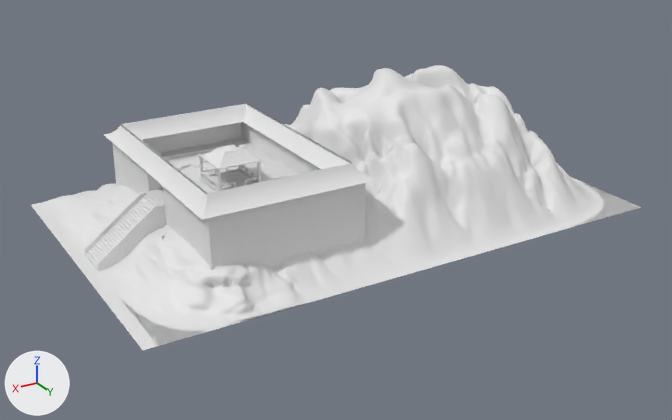
The FBX model Assets/Models/Story_env.fbx: old version first, new version second.
Both versions are drawn from a 50 mm lens placed at (88.2, 184.2, 91.0), pointed at (-19.0, 5.5, 1.6). Arrows for +X, +Y and +Z are at lower left; the lights stay in place. Where no turn or scale is listed for an object, it has been applied to the vertices. Vertices at the same position are counted once.

Names of what the first picture shows: 'Mountain', 'Pavilion', 'Roof', 'Stairs + Floor + Foundation'.
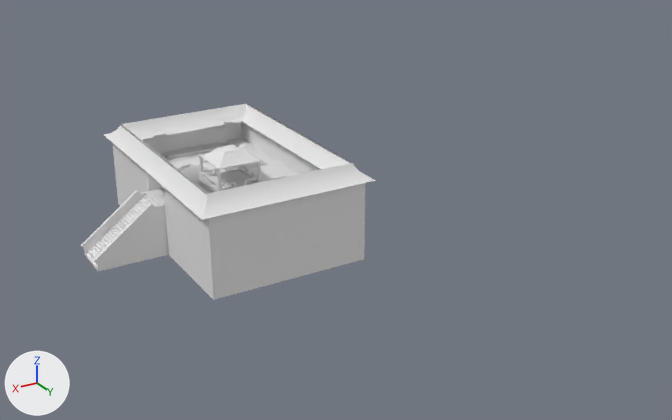
Location of each change, [x1, y1, x2, y2] in pixels of the pictures (672 x 420 px):
'Mountain', deleted: before [31, 65, 641, 350]
'Stairs + Floor + Foundation', reshaped: before [84, 122, 365, 271]; after [81, 122, 365, 300]
part 1 of me_cube_002, built on: before [86, 146, 265, 269]; after [81, 122, 365, 299]

The change, as a diff of the scene's bpy script:
```diff
--- a/Assets/Models/Story_env.fbx.py
+++ b/Assets/Models/Story_env.fbx.py
@@ me_cube_002 @@
 # used by ob_stairs___floor___foundation; location = (32.0, 0.0, 6.0)
-me_cube_002.from_pydata(...)  # 226 vertices, 158 faces; spans x -44.2..8.0, y -29.0..29.0, z -6.0..12.6
+me_cube_002.from_pydata(...)  # 1350 vertices, 1198 faces; spans x -44.2..8.7, y -29.0..29.0, z -6.0..12.6
+# me_cube_002 part 1: 1 vertex moved from x 8.0, y 4.0, z -5.3 to x 8.0, y 4.0, z -5.5; 6 vertices removed from x -11.0..8.0, y -4.7..4.0, z -5.2..6.0; 1129 vertices added at x -44.2..8.7, y -29.0..29.0, z -6.0..12.6
@@ ob_mountain @@
-ob_mountain = bpy.data.objects.new('Mountain', me_landscape_001)
-ob_mountain.location = (-22.0, 0.0, 0.0)
```
